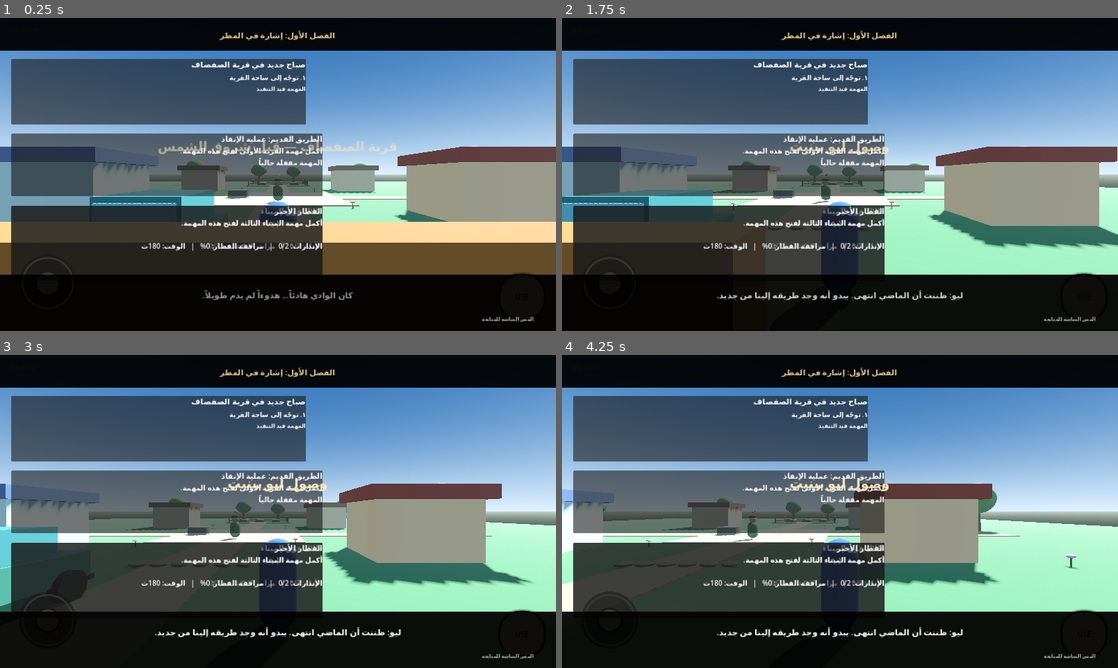
Above: before the commit, frames 1-4 (two rows, left to right).
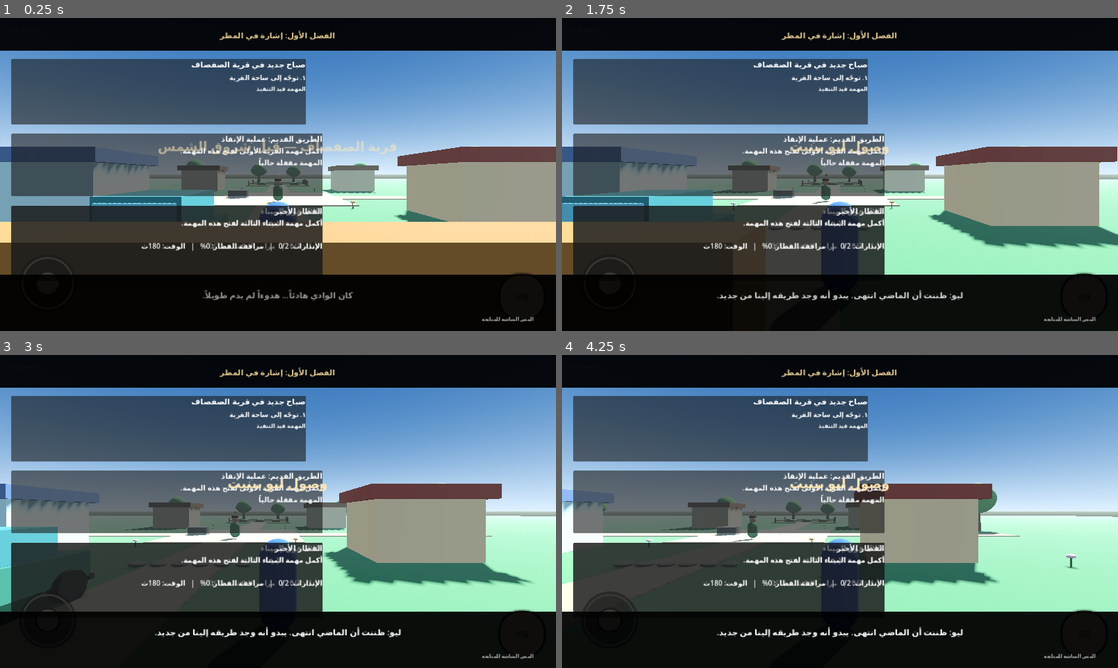
Above: after the commit, the same moments.

Repository: dzdfast-art/GTA-GHIBLI
Game: Godot game, scene res://main.tscn
The game is run twice, just before and just after one commit, with the same random seed, the same clock (stepped at 60 frames per second) and the same inputs.
Inputs (mouse positions are in pixels of both pictures, inside the frame that each line leads up to):
- Up to frame 1 (0.25 s): no input
- Up to frame 2 (1.75 s): click "USE" at 0.5 s; tap Enter at 1.25 s; move the mouse to (962, 158) at 1.27 s; hold Right (ui_right) from 1.28 s (still down); tap E (interact) at 1.35 s; click (962, 158) at 1.42 s; tap Space at 1.52 s
- Up to frame 3 (3 s): release Right (ui_right) at 2 s; drag from (166, 527) to (250, 574) at 2.02 s; move the mouse to (333, 442) at 2.77 s; hold Right (ui_right) from 2.78 s (still down); tap E (interact) at 2.85 s
- Up to frame 4 (4.25 s): release Right (ui_right) at 3.5 s; drag from (812, 574) to (673, 464) at 3.52 s

The runs differ from the first frame. In frame 1, 0.2% of the frame differs, in the area x 26-74%, y 51-53%; in frame 2, 0.3%; in frame 3, 0.6%; in frame 4, 0.9%, in the area x 7-100%, y 51-55%.

Commit message:
Extend playable terrain to include the train station mission area

Diff:
--- a/main.gd
+++ b/main.gd
@@ -72,7 +72,7 @@
 	var ground_mesh := MeshInstance3D.new()
 	ground_mesh.name = "GroundVisual"
 	var box_mesh := BoxMesh.new()
-	box_mesh.size = Vector3(100.0, 1.0, 100.0)
+	box_mesh.size = Vector3(260.0, 1.0, 200.0)
 	ground_mesh.mesh = box_mesh
 	ground_mesh.position.y = -0.5
 	var grass_material := StandardMaterial3D.new()
@@ -83,7 +83,7 @@
 	var ground_collision := CollisionShape3D.new()
 	ground_collision.name = "GroundCollision"
 	var ground_shape := BoxShape3D.new()
-	ground_shape.size = Vector3(100.0, 1.0, 100.0)
+	ground_shape.size = Vector3(260.0, 1.0, 200.0)
 	ground_collision.shape = ground_shape
 	ground_collision.position.y = -0.5
 	ground.add_child(ground_collision)
